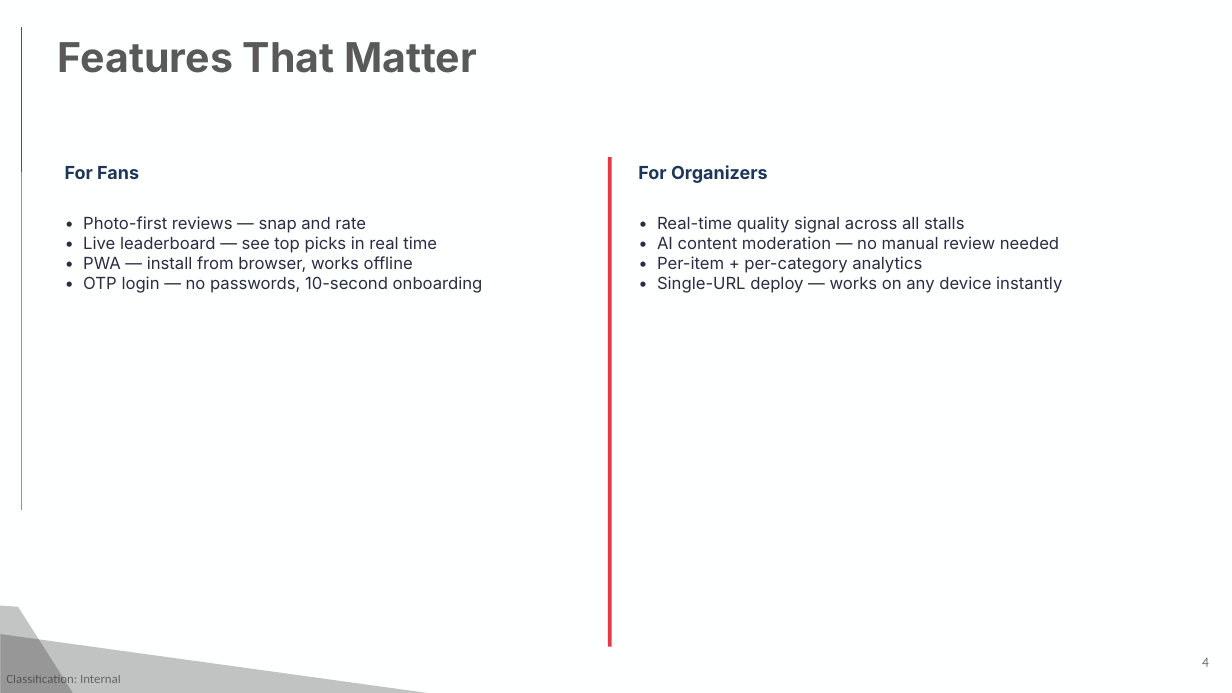
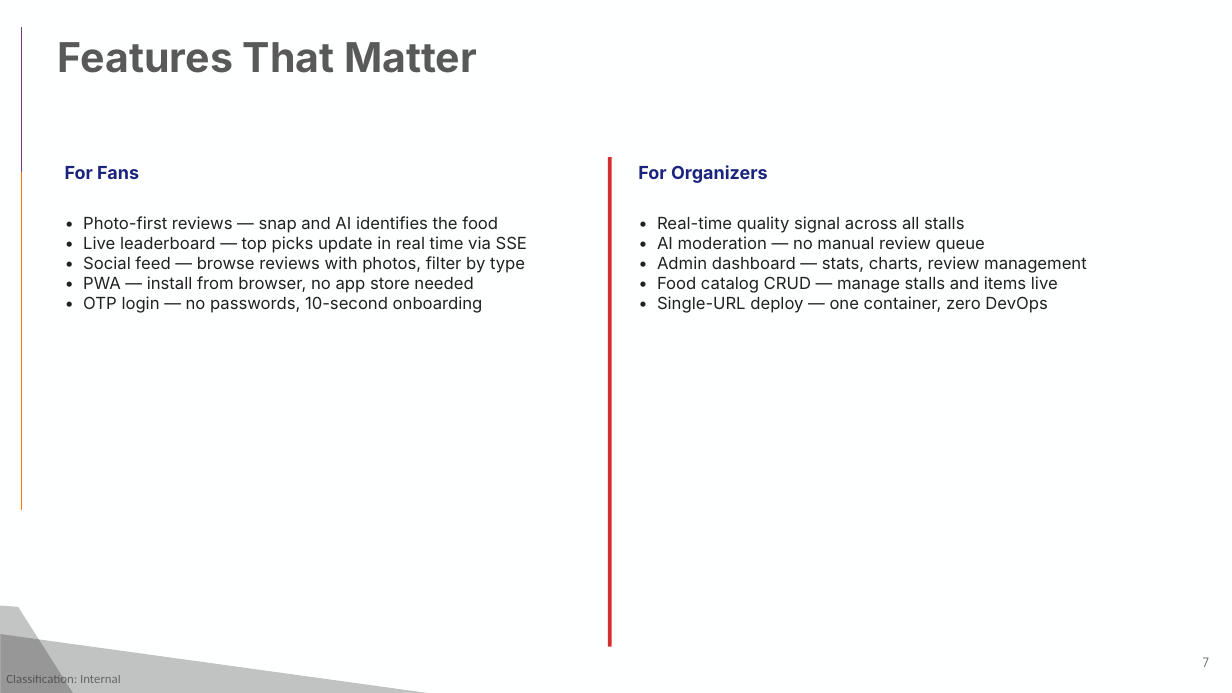
Before and after one commit to anujkarn002/BWAI-APL-DELHI, a slide deck: slide 7 of docs/stadiumbite-deck.pptx (slide 4 before the commit). Drawn at 1232x693 pixels with LibreOffice and Linux fonts; fonts in the diff are those of the drawing; background and template pictures are left out. Boxes give left, top, right and bottom in pixels: in the first picture for what was removed or moved away, otherwise in the second. Text is boxed around its words. In the diff, an @@ line names an element or a change of style, - is before the commit and + after.

```diff
--- a/docs/stadiumbite-deck.pptx
+++ b/docs/stadiumbite-deck.pptx
@@ text "For Fans" at <box>65,166,139,179</box>: text colour #1D3557 to #1A237E @@
@@ rectangle at <box>608,157,612,647</box>: fill #E63946 to #D32F2F @@
@@ text "For Organizers" at <box>638,165,768,183</box>: text colour #1D3557 to #1A237E @@
@@ text at <box>83,216,527,293</box>: text changed; text colour #2B2D42 to #212121 @@
-• Photo-first reviews — snap and rate
-• Live leaderboard — see top picks in real time
-• PWA — install from browser, works offline
+• Photo-first reviews — snap and AI identifies the food
+• Live leaderboard — top picks update in real time via SSE
+• Social feed — browse reviews with photos, filter by type
+• PWA — install from browser, no app store needed
@@ text at <box>657,236,1087,313</box>: text changed; text colour #2B2D42 to #212121 @@
-• AI content moderation — no manual review needed
-• Per-item + per-category analytics
-• Single-URL deploy — works on any device instantly
+• AI moderation — no manual review queue
+• Admin dashboard — stats, charts, review management
+• Food catalog CRUD — manage stalls and items live
+• Single-URL deploy — one container, zero DevOps
@@ text at <box>657,216,964,233</box>: text colour #2B2D42 to #212121 in "• Real-time quality signal across all stalls" @@
@@ text at <box>83,296,483,313</box>: text colour #2B2D42 to #212121 in "• OTP login — no passwords, 10-second ..." @@
@@ page number at <box>1202,657,1209,667</box>: text changed @@
-4
+7
```
Also in this commit, not shown: 6 other slides changed, 5 slides added, 1 slide removed, 3 other files.
